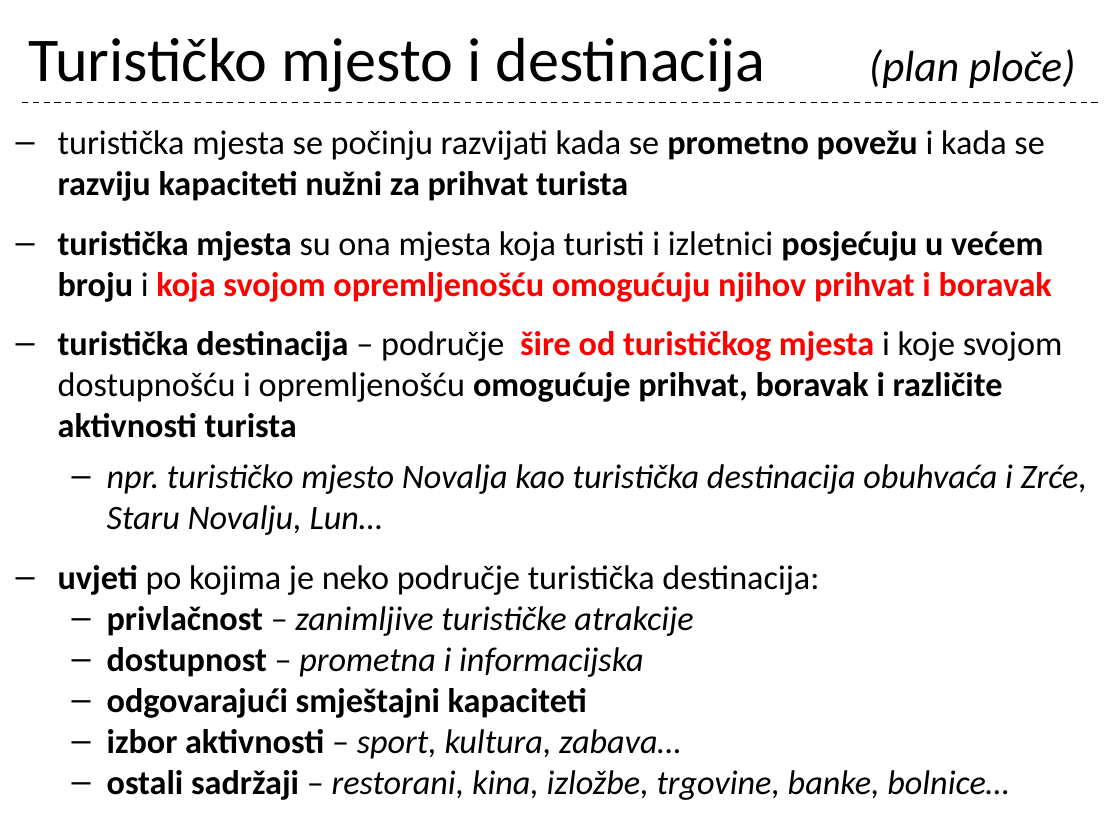
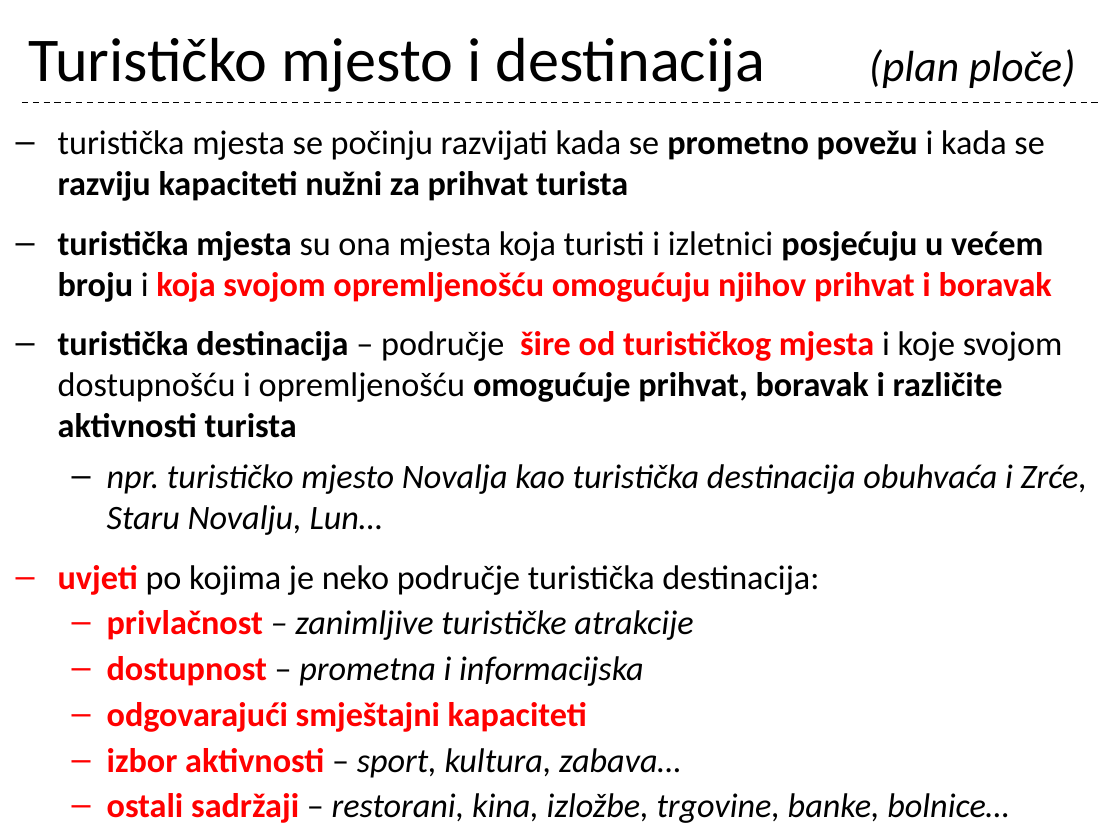
Before and after one commit to cornx/print, a slide deck: slide 39 of data/prezentacije/osnove_turizma/001_Turizam_uvod.pptx. Drawn at 1120x840 pixels with LibreOffice and Linux fonts; fonts in the diff are those of the drawing. Boxes give left, top, right and bottom in pixels: in the first picture for what was removed or moved away, otherwise in the second. Text is boxed around its words. In the diff, an @@ line names an element or a change of style, - is before the commit and + after.

```diff
--- a/data/prezentacije/osnove_turizma/001_Turizam_uvod.pptx
+++ b/data/prezentacije/osnove_turizma/001_Turizam_uvod.pptx
@@ text at [58, 565, 1009, 823]: text colour #000000 to #FF0000 in "uvjeti", "privlačnost", "dostupnost", "odgovarajući smještajni kapaciteti" and 2 more places; more space between paragraphs @@
```
Also in this commit, not shown: 14 other slides changed.
